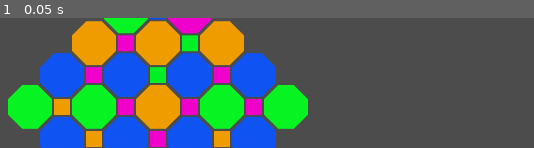
Above: before the commit, frame 1.
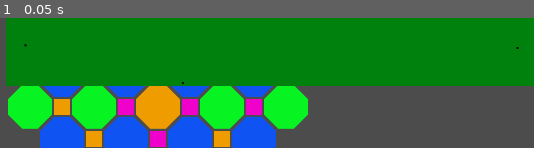
Above: after the commit, the same moment.

Repository: Pe3Hu/hapori
Game: Godot game, scene res://main/main.tscn
Two runs of this game, one before a commit and one after it. Both use one fixed random seed, a clock stepped at 60 frames per second and the inputs below. This scene is started directly instead of the project's main scene.
Inputs:
- Up to frame 1 (0.05 s): no input

The runs differ from the first frame. In frame 1, 52% of the frame differs, in the area x 1-100%, y 0-53%.
Error after the commit: Invalid get index 'contestants' (on base: 'null instance'). (res://main/battleground.gd:139)

Commit message:
version 0.16
1. tempers added
2. ability time & cargo added

Diff:
--- a/battleground/init_battleground.gd
+++ b/battleground/init_battleground.gd
@@ -71,7 +71,7 @@
 
 func spread_contestants():
 	for contestant in contestants:
-		arenas[0].contestants.append(contestant)
+		arenas[0].contestants.append(contestant.index)
 		contestant.arena = arenas[0]
 
 func first_fight():
--- a/main/battleground.gd
+++ b/main/battleground.gd
@@ -114,58 +114,57 @@
 	var index
 	var boundary
 	var contestants = []
-	var initiatives = []
 	var dangers = []
 	var hassles = []
-	var alives = []
 	var dropouts = []
 	var rules = {}
 	var altercations = {}
+	var timeline = {}
+	var time = 0
 
 	func fight():
 		rules.initiative = "max"
 		prepare_fight()
 
 	func prepare_fight():
-		for _i in contestants.size():
-			alives.append(_i)
-
 		set_dangers()
 		set_initiatives()
-		set_targets()
-		init_hassles()
+		du_hast()
+		print(timeline)
 
 	func set_dangers():
 		dangers = []
-
-		for alive in alives:
+		var i = Global.battleground
+		for contestant in contestants:
 			dangers.append({
-				"value": contestants[alive].sdiw.stats.sum,
-				"index": alive
+				"value": Global.battleground.contestants[contestant].sdiw.stats.sum,
+				"index": contestant
 			})
 
 		dangers.sort_custom(Global.Sorter, "sort")
 		print("DANGER: ",dangers)
 
+		for danger in dangers:
+			if danger["value"] == dangers[0]["value"] || danger["value"] == dangers[dangers.size()-1]["value"]:
+				Global.battleground.contestants[danger["index"]].assailable = true
+			else:
+				Global.battleground.contestants[danger["index"]].assailable = false
+
 	func set_initiatives():
-		initiatives = []
-
-		for alive in alives:
-			initiatives.append({
-				"value": contestants[alive].get_initiative(),
-				"index": alive
-			})
-
-		initiatives.sort_custom(Global.Sorter, "unsort")
-		print("INITIATIVES: ",initiatives)
-
-	func set_targets():
-		for initiative in initiatives:
-			contestants[initiative["index"]].pick_target()
-
-		for alive in alives:
-			for target in contestants[alive].targets:
-				contestants[target].threats.append(alive)
+		var max_initiative = -1
+
+		for contestant in contestants:
+			var initiative = Global.battleground.contestants[contestant].get_initiative()
+
+			if max_initiative < initiative:
+				max_initiative = initiative
+
+		for contestant in contestants:
+			var initiative = Global.battleground.contestants[contestant].get_initiative()
+
+			var time_ = max_initiative - initiative
+			add_to_timeline(time_, contestant)
+		print("timeline: ",timeline)
 
 	func init_hassles():
 		hassles = []
@@ -173,16 +172,16 @@
 
 		var index_altercation = 0
 
-		for alive in alives:
-			if !altercations.keys().has(alive):
+		for contestant in contestants:
+			if !altercations.keys().has(contestant):
 				var childs = []
-				var parents = [alive]
+				var parents = [contestant]
 				var flag = true
 				var counter = 0
 
 				while parents.size() > 0 && counter < 10:
 					for _i in range(parents.size()-1,-1,-1):
-						var parent = contestants[parents[_i]]
+						var parent = Global.battleground.contestants[parents[_i]]
 
 						for target in parent.targets:
 							if !childs.has(target) && !parents.has(target):
@@ -215,6 +214,36 @@
 
 		for hassle in hassles:
 			hassle.start()
+
+	func du_hast():
+		var unfrozens = timeline[0]
+
+		for unfrozen in unfrozens:
+			Global.battleground.contestants[unfrozen].adopt_decision()
+
+		timeline.erase(0)
+		skip_time()
+
+	func skip_time():
+		var time_skip = 9999
+
+		for time_ in timeline.keys():
+			if time_ < time_skip:
+				time_skip = time_
+
+		var new_time_line = {}
+
+		for old_time in timeline.keys():
+			var new_time = old_time - time_skip
+			new_time_line[new_time] = timeline[old_time]
+
+		timeline = new_time_line
+		time += time_skip
+
+	func add_to_timeline(time_, contestant_):
+		if !timeline.keys().has(time_):
+			timeline[time_] = []
+		timeline[time_].append(contestant_)
 
 class Contestant:
 	var index
@@ -224,13 +253,28 @@
 	var targets = []
 	var threats = []
 	var rules = {}
-	var ability = []
+	var abilitys = {}
+	var in_action = false
+	var temper
+	var assailable = false
+	var decision = {}
 
 	func _init():
 		Global.rng.randomize()
 		var index_r = Global.rng.randi_range(0, Global.dangers.size()-1)
 		rules.danger = Global.dangers[index_r]
+		Global.rng.randomize()
+		index_r = Global.rng.randi_range(0, Global.tempers.keys().size()-1)
+		temper = Global.tempers.keys()[index_r]
 		sdiw = Battleground.SDIW.new(self)
+		get_basic_abilitys()
+
+	func get_basic_abilitys():
+		for action in Global.ability_help.actions:
+			abilitys[action] = []
+			Global.rng.randomize()
+			var index_r = Global.rng.randi_range(0, Global.ability_help.basic_abilitys[action].size()-1)
+			abilitys[action].append(Global.ability_help.basic_abilitys[action][index_r])
 
 	func get_initiative():
 		var initiative = -1
@@ -266,15 +310,15 @@
 			var target_ = null
 
 			match rules.danger:
-					"weak":
+					"Weak":
 						for _j in dangers_.size():
 							if dangers_[_j]["value"] == dangers_[0]["value"]:
 								options.append(dangers_[_j])
-					"middle":
+					"Middle":
 						for _j in dangers_.size():
 							if dangers_[_j]["value"] != dangers_[0]["value"] && dangers_[_j]["value"] != dangers_[dangers_.size()-1]["value"]:
 								options.append(dangers_[_j])
-					"strong":
+					"Strong":
 						for _j in dangers_.size():
 							if dangers_[_j]["value"] == dangers_[dangers_.size()-1]["value"]:
 								options.append(dangers_[_j])
@@ -286,6 +330,68 @@
 			else:
 				print("@error")
 
+	func adopt_decision():
+		var actions = []
+		var scale = 2
+
+		for action in Global.tempers[temper].keys():
+			var amount = Global.tempers[temper][action]
+
+			if assailable && action == "Defense":
+				amount *= scale
+
+			if !assailable && action == "Attack":
+				amount *= scale
+
+			for _i in amount:
+				actions.append(action)
+
+		Global.rng.randomize()
+		var index_r = Global.rng.randi_range(0, actions.size()-1)
+		decision.action = actions[index_r]
+
+		follow_decision()
+
+	func follow_decision():
+		print(decision.action)
+		match decision.action:
+			"Defense":
+				return
+			"Attack":
+				pick_target()
+				select_attack()
+
+				for target in targets:
+					Global.battleground.contestants[target].threats.append(index)
+
+	func select_attack():
+		Global.rng.randomize()
+		var index_r = Global.rng.randi_range(0, abilitys[decision.action].size()-1)
+		decision.attack = abilitys[decision.action][index_r]
+		var ability = Global.abilitys[decision.attack]
+		print("&",Global.abilitys[decision.attack].obj)
+
+		Global.rng.randomize()
+		var cargo = {}
+		cargo.min = 0
+		cargo.max = 0
+		var time = {}
+		time.min = 0
+		time.max = 0
+
+		for key in ability.obj:
+			var capital = key[0]
+			cargo.min += Global.ability_help.cargo[capital].min
+			cargo.max += Global.ability_help.cargo[capital].max
+			time.min += Global.ability_help.time[capital].min
+			time.max += Global.ability_help.time[capital].max
+
+
+		Global.rng.randomize()
+		time.roll = Global.rng.randi_range(time.min, time.max)
+		arena.add_to_timeline(time.roll, index)
+		print("$",time, cargo)
+
 class SDIW:
 	var data = []
 	var stats = {}
@@ -332,7 +438,7 @@
 		data[index_] += inc
 
 	func generate():
-		var points_cap_ = 100
+		var points_cap_ = 250
 		var points = 0
 
 		for key in Global.SDIW.data_keys.keys():
@@ -358,12 +464,31 @@
 			var index_f = contestants.find(initiative["index"])
 
 			if index_f != -1:
-				print(initiative["index"], arena.contestants[initiative["index"]].targets)
+				print(initiative["index"], arena.Global.battleground.contestants[initiative["index"]].targets)
 
 class Ability:
+	var index
 	var name
-	var type
-	var effect
+	var action
+	var obj = {}
+
+	func _init(obj_):
+		index = obj_["Index"]
+		name = obj_["Name"]
+		action = obj_["Action"]
+
+		match action:
+			"Defense":
+				obj = {
+					"Wherewith": obj_["Wherewith"],
+					"What": obj_["What"]
+				}
+			"Attack":
+				obj = {
+					"Whereby": obj_["Whereby"],
+					"How": obj_["How"],
+					"What": obj_["What"]
+				}
 
 class Mechanism:
 	var modules
@@ -387,3 +512,9 @@
 				return
 			"Manipulator":
 				return
+
+class Behaviour:
+	var index
+
+class Strategy:
+	var index
--- a/main/global.gd
+++ b/main/global.gd
@@ -1,8 +1,10 @@
 extends Node
 
 
+var root
 var main
 var maze
+var battleground
 var rng = RandomNumberGenerator.new()
 var stamina_expense = {}
 var primary_key = {}
@@ -11,6 +13,7 @@
 var dangers = []
 var ability_help = {}
 var abilitys = []
+var tempers = []
 
 func init_stamina_expense():
 	stamina_expense.routine = -2
@@ -32,7 +35,8 @@
 	primary_key.cluster = 0
 	primary_key.booty = 0
 	primary_key.sector = 0
-	primary_key.contestant  = 0
+	primary_key.contestant = 0
+	primary_key.ability = 0
 
 func init_booty():
 	booty_list = {}
@@ -166,20 +170,250 @@
 		}
 
 func init_dangers():
-	dangers = ["weak","middle","strong"]
+	dangers = ["Weak","Middle","Strong"]
+	tempers = {
+		"Coward": {
+			"Attack": 1,
+			"Defense": 5-5
+			},
+		"Cynic": {
+			"Attack": 3,
+			"Defense": 3-3
+			},
+		"Lionheart": {
+			"Attack": 5,
+			"Defense": 1-1
+			}
+		}
 
 func init_ability_help():
 	ability_help.abbreviation = ["A","B","C","D","E","F","G","H","I","J","L","M","O","P","Q","R","S","T","V","W","Y"]
 	ability_help.list = {
-		"Whereby": ["Jab","Incision","Crush","Wave","Explosion"],
-		"Wherewith": ["Glide","Parry","Block","Let","Teleport","Yoke"],
-		"How": ["Distinct","Volley","Queue","Aim","Flow"],
-		"What": ["Rune","Seal","Hex","Observance","Massif"]
+		"Whereby": ["Jab","Incision","Crush","Wave","Explosion"],#Укол Разрез Раcкол Волна Взрыв
+		"Wherewith": ["Glide","Parry","Block","Let","Teleport","Yoke"],#Скольжение Парирование Блок Барьер Блинк Захват
+		"How": ["Distinct","Volley","Queue","Aim","Flow"],#Одиночный Самонаведение Луч Залп Очередь
+		"What": ["Rune","Seal","Hex","Observance","Massif"]#Руна Печать Заклинание Ритуал Массив
 		}
+	ability_help.time = {
+		"J": {
+			"min": 1,
+			"max": 2
+			},
+		"I": {
+			"min": 2,
+			"max": 4
+			},
+		"С": {
+			"min": 3,
+			"max": 6
+			},
+		"W": {
+			"min": 4,
+			"max": 8
+			},
+		"E": {
+			"min": 5,
+			"max": 10
+			},
+		"D": {
+			"min": 1,
+			"max": 1
+			},
+		"A": {
+			"min": 3,
+			"max": 4
+			},
+		"F": {
+			"min": 4,
+			"max": 5
+			},
+		"V": {
+			"min": 5,
+			"max": 7
+			},
+		"Q": {
+			"min": 5,
+			"max": 7
+			},
+		"G": {
+			"min": 1,
+			"max": 1
+			},
+		"P": {
+			"min": 2,
+			"max": 3
+			},
+		"B": {
+			"min": 3,
+			"max": 5
+			},
+		"L": {
+			"min": 5,
+			"max": 8
+			},
+		"T": {
+			"min": 6,
+			"max": 7
+			},
+		"Y": {
+			"min": 4,
+			"max": 6
+			},
+		"R": {
+			"min": 1,
+			"max": 3
+			},
+		"S": {
+			"min": 2,
+			"max": 6
+			},
+		"H": {
+			"min": 4,
+			"max": 12
+			},
+		"O": {
+			"min": 8,
+			"max": 24
+			},
+		"M": {
+			"min": 16,
+			"max": 48
+			}
+		}
+	ability_help.cargo = {
+		"J": {
+			"min": 1,
+			"max": 3
+			},
+		"I": {
+			"min": 2,
+			"max": 4
+			},
+		"С": {
+			"min": 3,
+			"max": 5
+			},
+		"W": {
+			"min": 5,
+			"max": 7
+			},
+		"E": {
+			"min": 4,
+			"max": 6
+			},
+		"D": {
+			"min": 1,
+			"max": 1
+			},
+		"A": {
+			"min": 2,
+			"max": 10
+			},
+		"F": {
+			"min": 3,
+			"max": 10
+			},
+		"V": {
+			"min": 5,
+			"max": 10
+			},
+		"Q": {
+			"min": 5,
+			"max": 10
+			},
+		"G": {
+			"min": 1,
+			"max": 10
+			},
+		"P": {
+			"min": 1,
+			"max": 10
+			},
+		"B": {
+			"min": 1,
+			"max": 10
+			},
+		"L": {
+			"min": 1,
+			"max": 10
+			},
+		"T": {
+			"min": 1,
+			"max": 10
+			},
+		"Y": {
+			"min": 1,
+			"max": 10
+			},
+		"R": {
+			"min": 1,
+			"max": 2
+			},
+		"S": {
+			"min": 2,
+			"max": 4
+			},
+		"H": {
+			"min": 3,
+			"max": 6
+			},
+		"O": {
+			"min": 4,
+			"max": 8
+			},
+		"M": {
+			"min": 5,
+			"max": 10
+			}
+		}
+
+	ability_help.actions = ["Attack","Defense"]
+	ability_help.basic_abilitys = {}
+
+	for action in ability_help.actions:
+		ability_help.basic_abilitys[action] = []
+		var wherebys = []
+		var wherewiths = []
+
+		match action:
+			"Attack":
+				wherebys = ["Jab","Incision","Crush"]
+			"Defense":
+				wherewiths = ["Glide","Block"]
+
+		for whereby in wherebys:
+			var obj = {
+				"Index": Global.primary_key.ability,
+				"Name": "Basic "+whereby,
+				"Action": action,
+				"Whereby": whereby,
+				"How": "Distinct",
+				"What": "Hex"
+			}
+			var ability = Battleground.Ability.new(obj)
+			abilitys.append(ability)
+			ability_help.basic_abilitys[action].append(Global.primary_key.ability)
+			Global.primary_key.ability += 1
+
+		for wherewith in wherewiths:
+			var obj = {
+				"Index": Global.primary_key.ability,
+				"Name": "Basic "+wherewith,
+				"Action": action,
+				"Wherewith": wherewith,
+				"What": "Hex"
+			}
+			var ability = Battleground.Ability.new(obj)
+			abilitys.append(ability)
+			ability_help.basic_abilitys[action].append(Global.primary_key.ability)
+			Global.primary_key.ability += 1
 
 func _ready():
+	root = get_node("/root")
 	main = get_node("/root/main")
 	maze = get_node("/root/main/maze")
+	battleground = root.get_node("battleground")
+
 	init_stamina_expense()
 	init_primary_key()
 	init_booty()
--- a/main/main.tscn
+++ b/main/main.tscn
@@ -1,8 +1,9 @@
-[gd_scene load_steps=4 format=2]
+[gd_scene load_steps=5 format=2]
 
 [ext_resource path="res://main/main.gd" type="Script" id=1]
 [ext_resource path="res://maze/maze_isometric.tscn" type="PackedScene" id=2]
 [ext_resource path="res://reactor/reactor.tscn" type="PackedScene" id=3]
+[ext_resource path="res://battleground/battleground.tscn" type="PackedScene" id=4]
 
 [node name="main" type="Control"]
 anchor_right = 1.0
@@ -16,3 +17,5 @@
 visible = false
 
 [node name="reactor" parent="." instance=ExtResource( 3 )]
+
+[node name="battleground" parent="." instance=ExtResource( 4 )]
